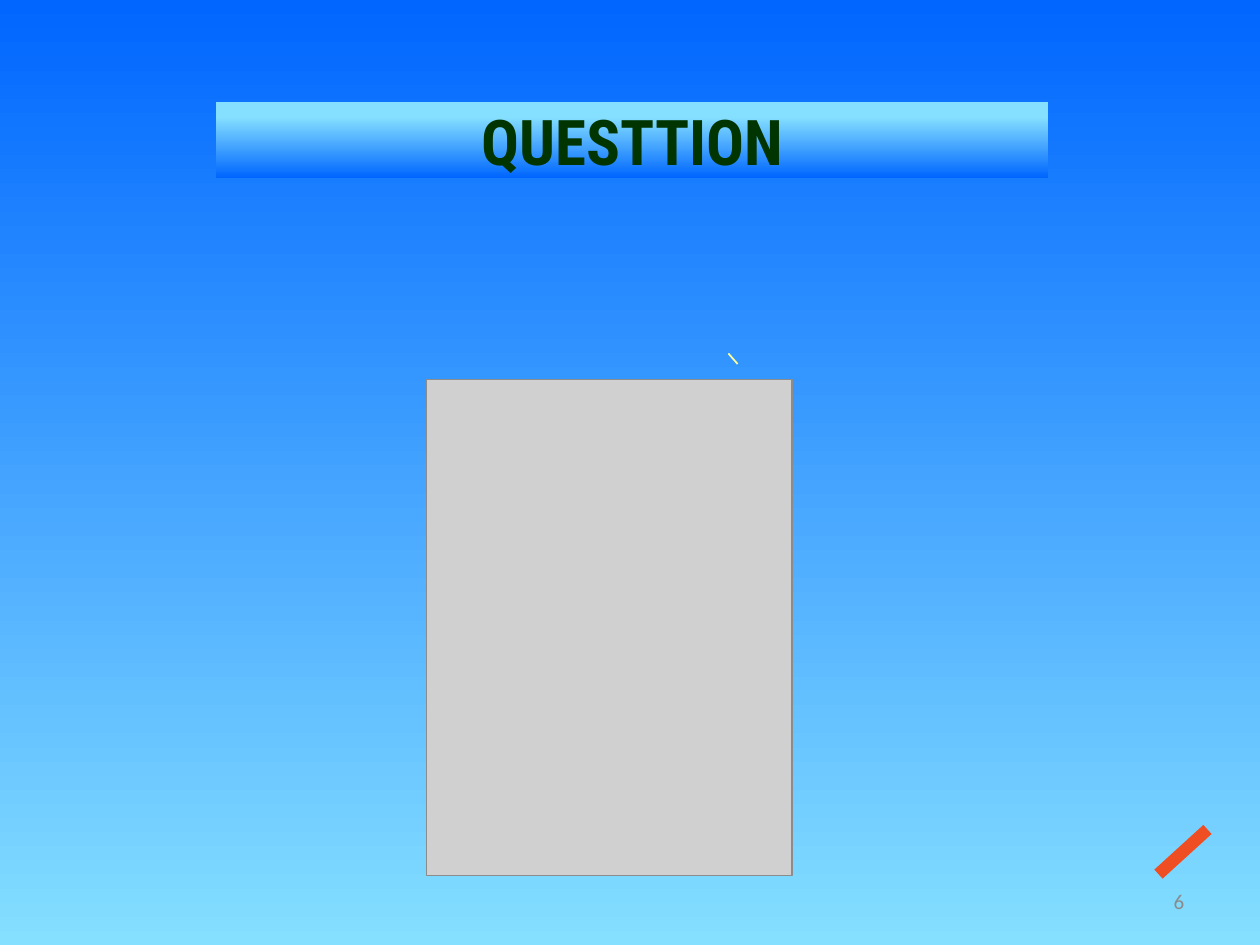
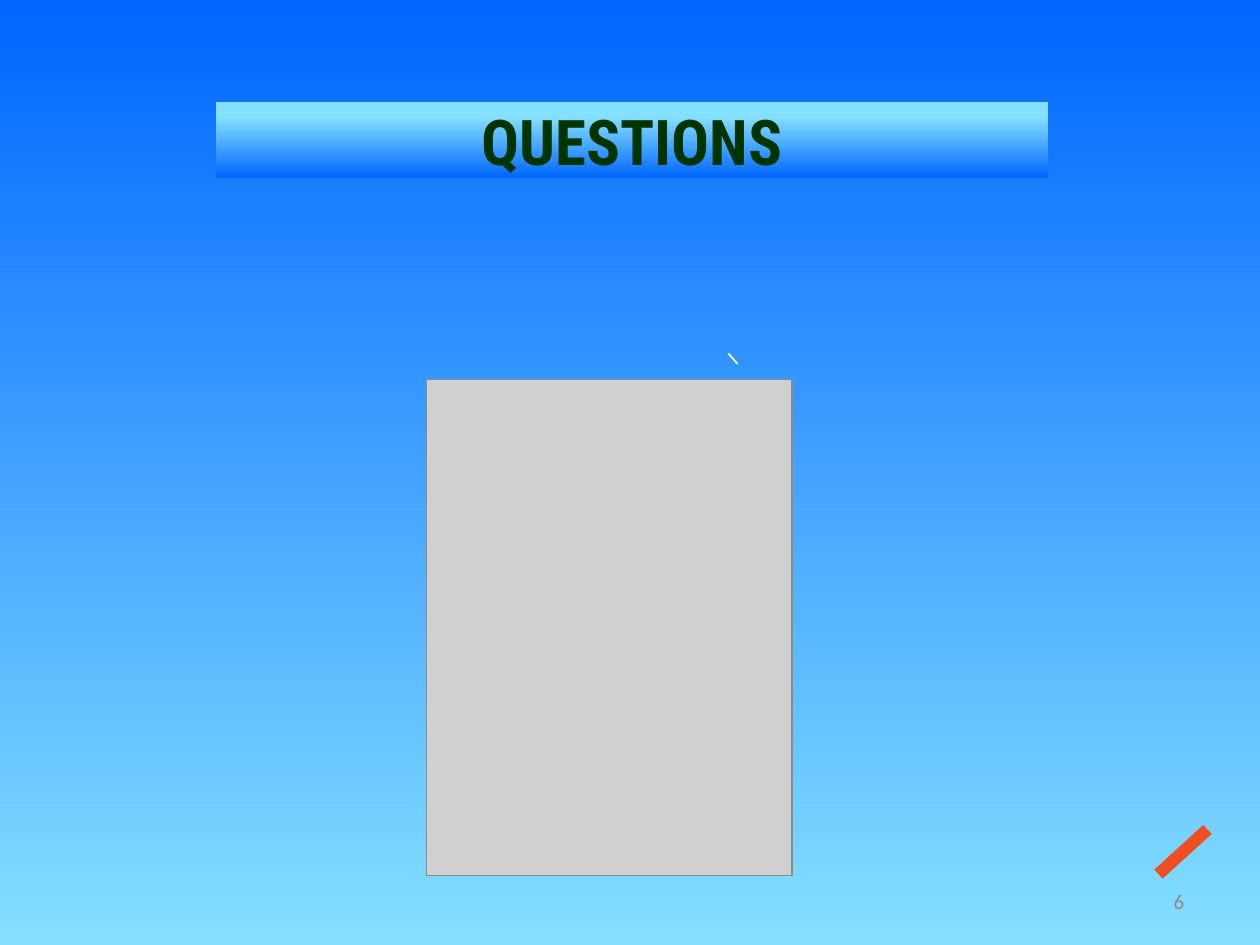
Before and after one commit to dechoD/C-Part-2-TeamWork-Assignment, a slide deck: slide 6 of MinesWeeper .pptx. Drawn at 1260x945 pixels with LibreOffice and Linux fonts; fonts in the diff are those of the drawing; grey boxes stand for pictures. Boxes give left, top, right and bottom in pixels: in the first picture for what was removed or moved away, otherwise in the second. Text is boxed around its words. In the diff, an @@ line names an element or a change of style, - is before the commit and + after.

```diff
--- a/MinesWeeper .pptx
+++ b/MinesWeeper .pptx
@@ text in rectangle at (482,107,783,173): text changed @@
-QUESTTION
+QUESTIONS
```
Also in this commit, not shown: 1 other slide changed.
